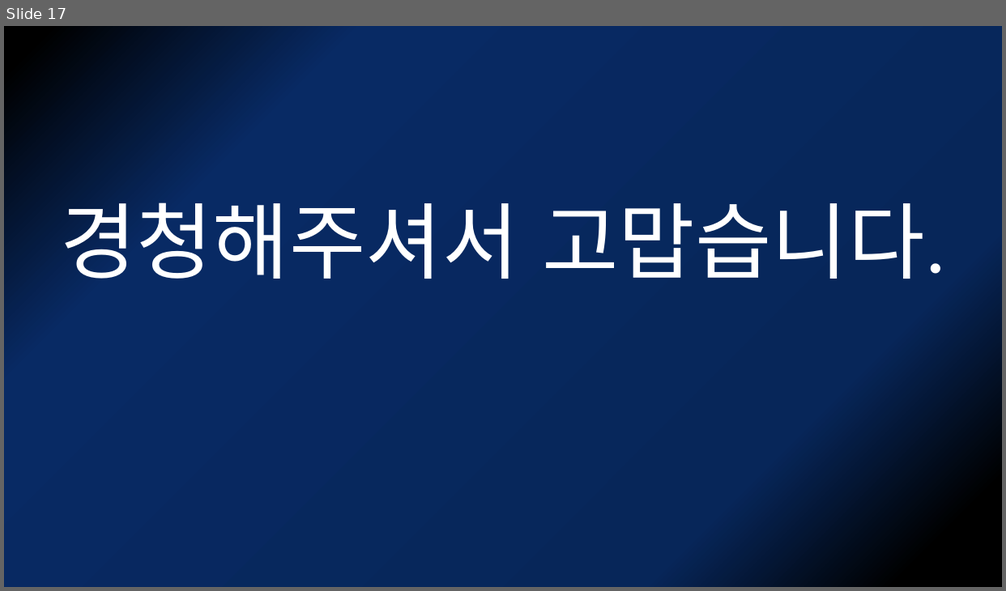
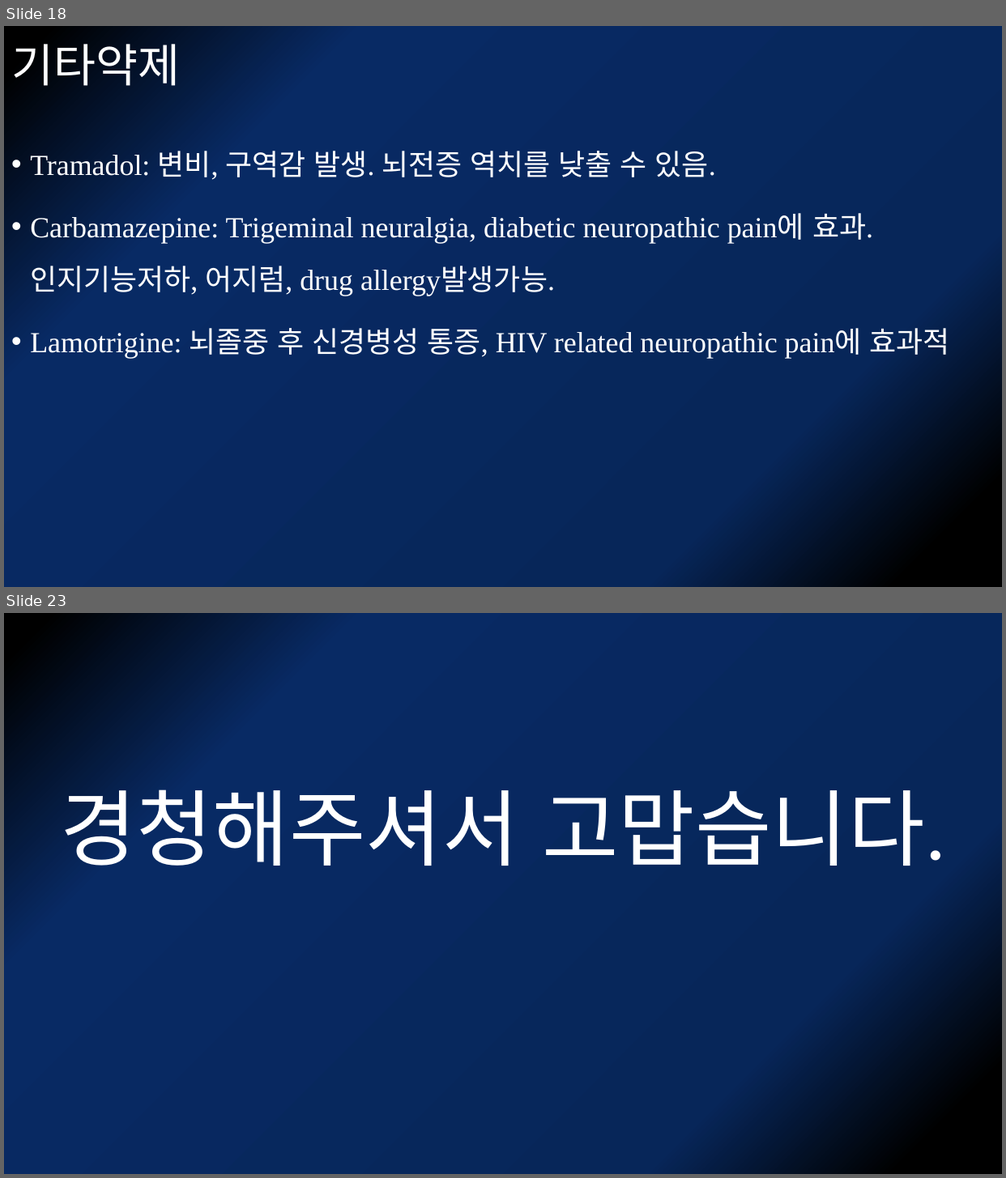
Before and after one commit to kjfdf/lecture, a slide deck: 2021.12 개원의연수강좌-neuropathic pain.pptx. Shown one above the other, each under a label of ours: slide 17 before the commit, slides 18 and 23 after it; the slides between them are not shown. The pictures are 1006x591 and 1006x1178 pixels, drawn with LibreOffice and Linux fonts; fonts in the diff are those of the drawing. Boxes give left, top, right and bottom in pixels: in the first picture for what was removed or moved away, otherwise in the second. Text is boxed around its words. In the diff, an @@ line names an element or a change of style, - is before the commit and + after.

```diff
--- a/2021.12 개원의연수강좌-neuropathic pain.pptx
+++ b/2021.12 개원의연수강좌-neuropathic pain.pptx
@@ slide 18 added at <box>4,26,1002,587</box>, background gradient #000000 to #072659 to #082A64 @@
@@ title added at <box>11,44,180,86</box>, 44 pt, text #FFFFFF @@
+기타약제
@@ text added at <box>30,151,950,359</box>, 28 pt, text #FFFFFF @@
+• Tramadol: 변비, 구역감 발생. 뇌전증 역치를 낮출 수 있음.
+• Carbamazepine: Trigeminal neuralgia, diabetic neuropathic pain에 효과. 인지기능저하, 어지럼, drug allergy발생가능.
+• Lamotrigine: 뇌졸중 후 신경병성 통증, HIV related neuropathic pain에 효과적
@@ what was slide 17 is now slide 23 @@
```
Also in this commit, not shown: 3 slides changed, 5 other slides added.
